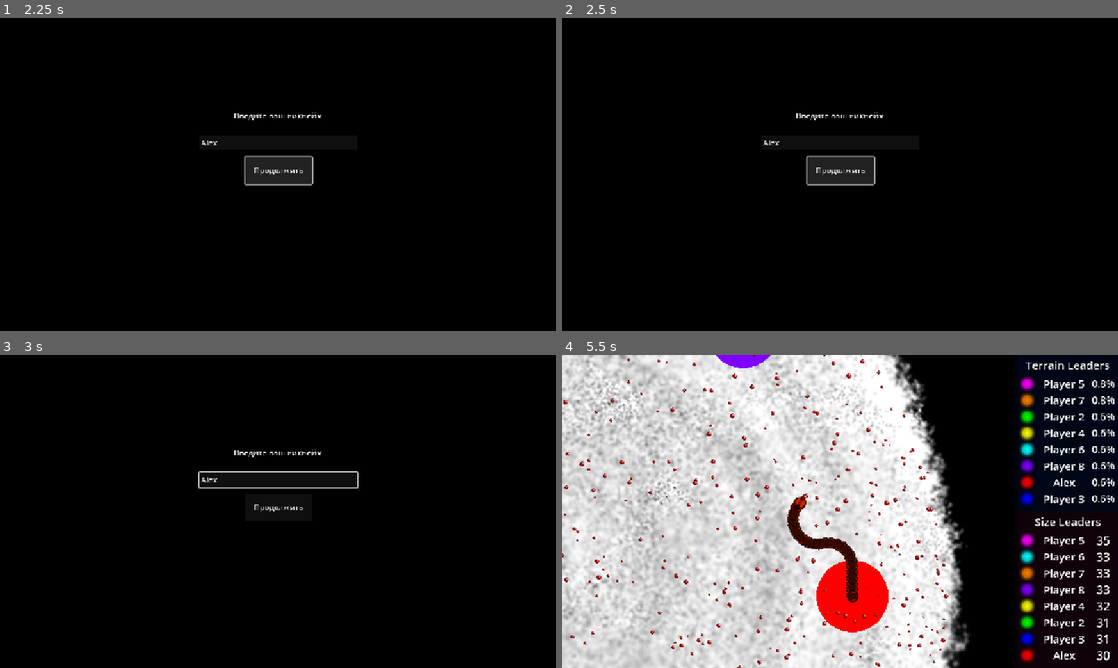
Above: before the commit, frames 1-4 (two rows, left to right).
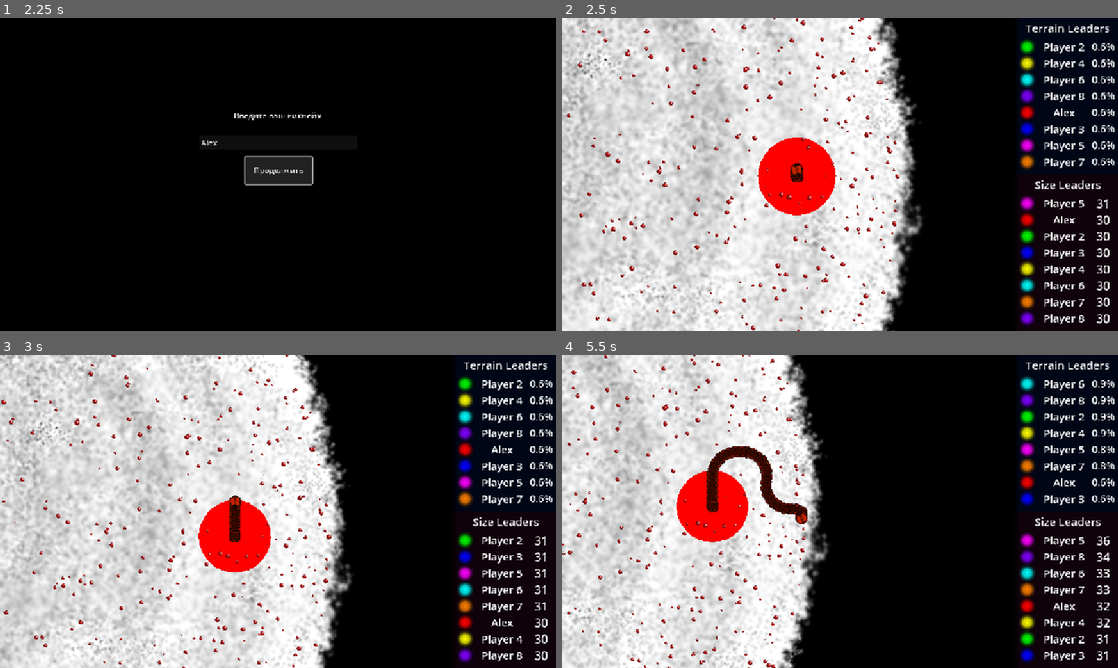
Above: after the commit, the same moments.

Repository: PeVANoD/Development-Management
Game: Godot game, scene res://project/scenes/menu/main_menu.tscn
Two runs of this game, one before a commit and one after it. Both use one fixed random seed, a clock stepped at 60 frames per second and the inputs below. Sound files missing from this copy of the repository are replaced by a short silence.
Inputs (mouse positions are in pixels of both pictures, inside the frame that each line leads up to):
- Up to frame 1 (2.25 s): click "ИГРАТЬ" at 0.5 s; click (278, 143) at 1.27 s; type "Alex" at 1.35 s; click "Продолжить" at 2 s
- Up to frame 2 (2.5 s): no input
- Up to frame 3 (3 s): tap Enter (Enter) at 2.75, 2.85 s; move the mouse to (400, 495) at 2.77 s; hold Up (ui_up) from 2.78 s (still down); click (400, 495) at 2.92 s
- Up to frame 4 (5.5 s): move the mouse to (728, 527) at 3.52 s; release Up (ui_up) at 3.53 s; tap Space (Space) at 3.6 s; click (728, 527) at 3.67 s; move the mouse to (895, 442) at 4.27 s; hold Up (ui_up) from 4.28 s (still down); tap 0 at 4.35 s; click (895, 442) at 4.42 s; move the mouse to (812, 574) at 5.02 s; tap Ctrl at 5.1 s; click (812, 574) at 5.17 s

Frame 1 is identical in both runs. In frame 2, 66% of the frame differs, in the area x 0-100%, y 0-100%; in frame 3, 64%; in frame 4, 47%.

Commit message:
More adjustments before Show

Diff:
--- a/project/scenes/map.tscn
+++ b/project/scenes/map.tscn
@@ -1,9 +1,10 @@
-[gd_scene load_steps=5 format=3 uid="uid://d2m1ldvx5xuc7"]
+[gd_scene load_steps=6 format=3 uid="uid://d2m1ldvx5xuc7"]
 
 [ext_resource type="Texture2D" uid="uid://dy1odxbb5bse0" path="res://project/images/Map.png" id="1_1myhu"]
 [ext_resource type="Script" uid="uid://0x2rko78jspr" path="res://project/scripts/map.gd" id="1_mr1h5"]
-[ext_resource type="AudioStream" uid="uid://c2wklg1nc06xn" path="res://project/music/gamePlayMusic.mp3" id="3_pt02f"]
+[ext_resource type="AudioStream" uid="uid://c2wklg1nc06xn" path="res://project/sounds/music/gamePlayMusic.mp3" id="3_pt02f"]
 [ext_resource type="AudioStream" uid="uid://dibnogvacilh8" path="res://project/sounds/deathSound.mp3" id="4_n1tes"]
+[ext_resource type="AudioStream" uid="uid://dmv2k8r2wnid2" path="res://project/sounds/territoryCaptureSound.mp3" id="5_n1tes"]
 
 [node name="Map" type="Node2D"]
 script = ExtResource("1_mr1h5")
@@ -20,7 +21,13 @@
 
 [node name="Music" type="AudioStreamPlayer" parent="."]
 stream = ExtResource("3_pt02f")
+autoplay = true
 
 [node name="DeathSound" type="AudioStreamPlayer" parent="."]
 stream = ExtResource("4_n1tes")
-volume_db = -15.0
+volume_db = -20.0
+
+[node name="WinSound" type="AudioStreamPlayer" parent="."]
+stream = ExtResource("5_n1tes")
+volume_db = -10.0
+pitch_scale = 0.5
--- a/project/scenes/menu/main_menu.tscn
+++ b/project/scenes/menu/main_menu.tscn
@@ -1,7 +1,7 @@
 [gd_scene load_steps=3 format=3 uid="uid://cqsrprnhyu8le"]
 
 [ext_resource type="Script" uid="uid://cj78n5kmmgaha" path="res://project/scripts/menu/main_menu_script.gd" id="1_ala84"]
-[ext_resource type="AudioStream" uid="uid://drvwnl51beoj5" path="res://project/sounds/Pixel Heartbeat.mp3" id="2_0gow5"]
+[ext_resource type="AudioStream" uid="uid://drvwnl51beoj5" path="res://project/sounds/music/Pixel Heartbeat.mp3" id="2_0gow5"]
 
 [node name="MainMenu" type="Node2D"]
 script = ExtResource("1_ala84")
--- a/project/scenes/snake.tscn
+++ b/project/scenes/snake.tscn
@@ -30,6 +30,7 @@
 shape = SubResource("CircleShape2D_xgrlx")
 
 [node name="Head" type="Sprite2D" parent="."]
+z_index = 4096
 rotation = 1.5708
 texture = ExtResource("2_xgrlx")
 
@@ -48,7 +49,8 @@
 
 [node name="EatSound" type="AudioStreamPlayer" parent="."]
 stream = ExtResource("4_fdxhw")
-volume_db = -15.0
+volume_db = -20.0
+pitch_scale = 3.0
 
 [node name="SpeedUpSound" type="AudioStreamPlayer" parent="."]
 stream = ExtResource("5_gfo8o")
@@ -56,10 +58,12 @@
 
 [node name="DeathSound" type="AudioStreamPlayer" parent="."]
 stream = ExtResource("6_4yf5m")
-volume_db = -15.0
+volume_db = -20.0
+pitch_scale = 0.6
 
 [node name="TerritoryCaptureSound" type="AudioStreamPlayer" parent="."]
 stream = ExtResource("7_v8h33")
 volume_db = -15.0
+pitch_scale = 1.2
 
 [connection signal="body_entered" from="Head/Mouth" to="." method="_in_mouth_body_entered"]
--- a/project/scripts/map.gd
+++ b/project/scripts/map.gd
@@ -12,7 +12,6 @@
 func _ready():
 	Engine.time_scale = 1.0
 	G.alive = true
-	$Music.play()
 	# Создаем общую территорию
 	territory_capture = TerritoryCapture.new()
 	G.tera = territory_capture
@@ -48,19 +47,32 @@
 	tween.tween_property(node, "modulate", target_color, duration).set_trans(Tween.TransitionType.TRANS_SINE).set_ease(Tween.EaseType.EASE_IN_OUT)
 @onready var change_view_node = $"../.."
 
+var game_ended = false
 func check_game():
-	if !G.alive:
-		print("Loooooose...")
-		Engine.time_scale = 0.5
-		smooth_modulate_transition(change_view_node,Color8(0x45, 0x21, 0x12, 255), 0.2)
-		await get_tree().create_timer(1).timeout
-		get_tree().change_scene_to_file("res://project/scenes/menu/main_menu.tscn")
-	elif $Snakes.get_child_count() < 2 and start_snakes_count != 1:
-		print("WIN!!!")
-		smooth_modulate_transition(change_view_node,Color8(0x00, 0x82, 0x31, 255), 0.5)
-		Engine.time_scale = 1.5
-		await get_tree().create_timer(2).timeout
-		get_tree().change_scene_to_file("res://project/scenes/menu/main_menu.tscn")
+	if !game_ended:
+		if !G.alive:
+			game_ended = true
+			$DeathSound.play()
+			print("Loooooose...")
+			Engine.time_scale = 0.5
+			smooth_modulate_transition(change_view_node,Color8(0x45, 0x21, 0x12, 255), 0.2)
+			await get_tree().create_timer(2).timeout
+			get_tree().change_scene_to_file("res://project/scenes/menu/main_menu.tscn")
+		elif $Snakes.get_child_count() < 2 and start_snakes_count != 1:
+			game_ended = true
+			play_win_sound()
+			print("WIN!!!")
+			smooth_modulate_transition(change_view_node,Color8(0x00, 0x82, 0x31, 255), 0.5)
+			Engine.time_scale = 1.5
+			await get_tree().create_timer(5).timeout
+			get_tree().change_scene_to_file("res://project/scenes/menu/main_menu.tscn")
+
+func play_win_sound():
+	for i in range(5):
+		var p_scale = 0.5 + i*0.1
+		$WinSound.pitch_scale = p_scale
+		$WinSound.play()
+		await get_tree().create_timer(0.3/p_scale).timeout
 
 var turnAI = true
 func _physics_process(_delta):
--- a/project/scripts/menu/nickname_select.gd
+++ b/project/scripts/menu/nickname_select.gd
@@ -70,8 +70,8 @@
 			#print("Никнейм сохранен: ", nickname)
 
 			# Воспроизводим звук и ЖДЕМ его окончания
-			await play_transition_sound()
-
+			play_transition_sound()
+			await get_tree().create_timer(0.3).timeout
 			# Только потом переходим
 			get_tree().change_scene_to_file("res://project/scenes/ui.tscn")
 		else:
--- a/project/scripts/snake.gd
+++ b/project/scripts/snake.gd
@@ -177,6 +177,7 @@
 			territory_capture.update_external_capture(snake_index, local_head_pos + direction.normalized()*20)
 			territory_capture.finish_external_capture(snake_index)
 			if !ai_control:
+				$TerritoryCaptureSound.pitch_scale = randf_range(0.7,1.3)
 				$TerritoryCaptureSound.play()
 			capture_started = false
 			headOutPos = null
@@ -193,6 +194,8 @@
 
 	if not tail_in_own_territory and not head_in_own_territory:
 		debuff_out_territory(delta)
+	else:
+		debuff_amount = 1.0
 
 func changeBody():
 	var length = ($Body.get_child_count()+20.0)/40.0
@@ -204,17 +207,23 @@
 	scale = Vector2(scaling,scaling)
 
 # уменьшение змейки
-func loseGrowth():
-	map_node.genFood(1,$Body.get_child(0).global_position)
-	$Body.get_child(0).queue_free()
-	maxHistoryLength -= addLength
-	length -= 1
-	changeBody()
+func loseGrowth(amount = 1):
+	for i in range(amount):
+		var part_count = $Body.get_child_count()
+		if part_count > 1:
+			var lose_part = $Body.get_child(part_count-1)
+			map_node.genFood(1,lose_part.global_position)
+			lose_part.queue_free()
+			maxHistoryLength -= addLength
+			length -= 1
+			changeBody()
+			await get_tree().create_timer(0.01).timeout
 
 # увеличение змейки
 func bodyGrow(amount = 1):
 	for i in range(amount):
 		var newPart = $Body.get_child(0).duplicate()
+		newPart.z_index = $Body.get_child_count() - 1
 		length += 1
 		maxHistoryLength += addLength
 		$Body.call_deferred("add_child", newPart)
@@ -266,8 +275,6 @@
 	if body.is_in_group("Food"):
 		body.get_node("CollisionShape2D").set_deferred("disabled", true)
 		suck_food(body)
-		if !$EatSound.playing and !ai_control:
-			$EatSound.play()
 		if !randi_range(0,2):
 			bodyGrow()
 		map_node.genFood()
@@ -275,13 +282,19 @@
 		kill_snake()
 
 func suck_food(node):
-	for i in range(10):
+	if Engine.time_scale == 1.0:
+		for i in range(10):
+			if node:
+				node.global_position = lerp(node.global_position,$Head.global_position+direction*32,0.1)
+			else:
+				return
+			await get_tree().create_timer(0.02).timeout
 		if node:
-			node.global_position = lerp(node.global_position,$Head.global_position+direction*32,0.1)
-		else:
-			return
-		await get_tree().create_timer(0.02).timeout
-	if node:
+			if !ai_control:
+				$EatSound.pitch_scale = randf_range(2.0,5.0)
+				$EatSound.play()
+			node.queue_free()
+	else:
 		node.queue_free()
 
 var aiTimer = 0.0
@@ -330,13 +343,15 @@
 	return closest_point
 
 var debuff_timer = 0.0
+var debuff_amount = 1.0
+var max_debuff_amount = 2.0
 func debuff_out_territory(delta):
-	if debuff_timer > 0.5:
+	if debuff_timer > 1.0/debuff_amount:
 		debuff_timer = 0.0
-		if $Body.get_child_count() < 2:
-			if !ai_control:
-				G.alive = false
-			queue_free()
-		loseGrowth()
+		if $Body.get_child_count() < 1:
+			kill_snake()
+		debuff_amount = clamp(debuff_amount*1.05,1.0,max_debuff_amount)
+		loseGrowth(round(debuff_amount))
+		print(debuff_amount)
 		#print_rich("losing grow")
 	debuff_timer += delta
Not shown, removed: project/music/MainMenuMusic.mp3.import
Not shown, removed: project/music/gamePlayMusic.mp3.import
Not shown, removed: project/sounds/Pixel Heartbeat.mp3.import
Not shown, added: project/sounds/music/MainMenuMusic.mp3.import
Not shown, added: project/sounds/music/Pixel Heartbeat.mp3.import
Not shown, added: project/sounds/music/gamePlayMusic.mp3.import
Not shown, added: project/sounds/music/MainMenuMusic.mp3
Not shown, added: project/sounds/music/Pixel Heartbeat.mp3
Not shown, added: project/sounds/music/gamePlayMusic.mp3
